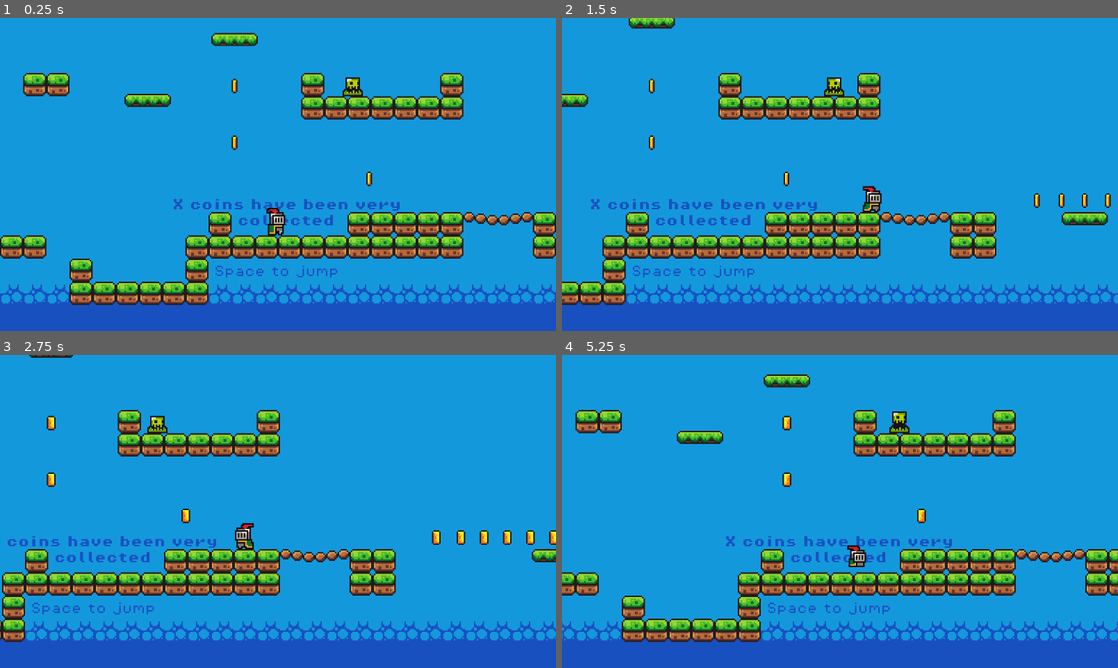
Above: before the commit, frames 1-4 (two rows, left to right).
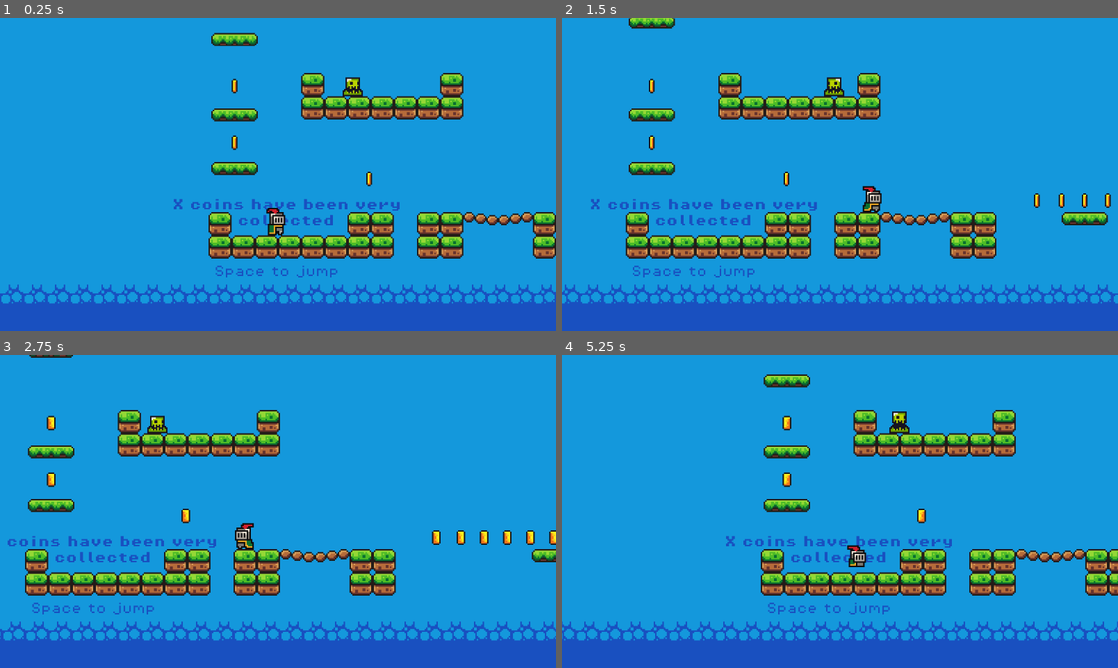
Above: after the commit, the same moments.

Repository: captaindecoy/2dpf2
Game: Godot game, scene res://scenes/loading_scene.tscn
Two runs of this game, one before a commit and one after it. Both use one fixed random seed, a clock stepped at 60 frames per second and the inputs below.
Inputs:
- Up to frame 1 (0.25 s): no input
- Up to frame 2 (1.5 s): hold Right (move_right) from 0.53 s (still down); tap Z (jump) at 0.77 s
- Up to frame 3 (2.75 s): tap Z (jump) at 1.52 s; release Right (move_right) at 2.03 s; hold Left (move_left) from 2.03 s (still down)
- Up to frame 4 (5.25 s): release Left (move_left) at 2.78 s; hold Right (move_right) 2.78-4.28 s; tap Z (jump) at 3.02, 3.77, 4.52 s; hold Left (move_left) 4.28-5.03 s; hold Right (move_right) from 5.03 s (still down)

The runs differ from the first frame. In frame 1, 5.5% of the frame differs, in the area x 0-75%, y 17-92%; in frame 2, 2.9%; in frame 3, 2.2%; in frame 4, 5.4%.

Commit message:
Setup loading next levels and a little bit of cleanup

Diff:
--- /dev/null
+++ b/scenes/exit.tscn
@@ -0,0 +1,21 @@
+[gd_scene load_steps=4 format=3 uid="uid://cxj1pufktgdot"]
+
+[ext_resource type="Texture2D" uid="uid://dukaa145phxjq" path="res://assets/sprites/world_tileset.png" id="1_cdn8q"]
+[ext_resource type="Script" path="res://scripts/exit.gd" id="1_ij61p"]
+
+[sub_resource type="RectangleShape2D" id="RectangleShape2D_4713t"]
+
+[node name="Exit" type="Area2D"]
+collision_mask = 2
+script = ExtResource("1_ij61p")
+
+[node name="Sprite2D" type="Sprite2D" parent="."]
+texture = ExtResource("1_cdn8q")
+region_enabled = true
+region_rect = Rect2(112, 32, 16, 16)
+
+[node name="CollisionShape2D" type="CollisionShape2D" parent="."]
+scale = Vector2(0.784016, 0.779026)
+shape = SubResource("RectangleShape2D_4713t")
+
+[connection signal="body_entered" from="." to="." method="_on_body_entered"]
--- a/scenes/game_manager.tscn
+++ b/scenes/game_manager.tscn
@@ -1,12 +1,13 @@
-[gd_scene load_steps=4 format=3 uid="uid://ksp7yuvv0x27"]
+[gd_scene load_steps=5 format=3 uid="uid://ksp7yuvv0x27"]
 
 [ext_resource type="Script" path="res://scripts/game_manager.gd" id="1_yyupk"]
+[ext_resource type="PackedScene" uid="uid://bi76vetingmhd" path="res://scenes/level1.tscn" id="2_7gici"]
 [ext_resource type="FontFile" uid="uid://bko2q5ibufg6c" path="res://assets/fonts/PixelOperator8-Bold.ttf" id="2_gfxa3"]
 [ext_resource type="PackedScene" uid="uid://blwhkwaj62kqm" path="res://scenes/level2.tscn" id="2_payvy"]
 
 [node name="GameManager" type="Node"]
 script = ExtResource("1_yyupk")
-my_array = Array[PackedScene]([ExtResource("2_payvy")])
+my_array = Array[PackedScene]([ExtResource("2_7gici"), ExtResource("2_payvy")])
 
 [node name="ScoreLabel" type="Label" parent="."]
 z_index = 4
--- a/scenes/killzone.tscn
+++ b/scenes/killzone.tscn
@@ -1,31 +1,7 @@
-[gd_scene load_steps=7 format=3 uid="uid://cqv4g0o7iawia"]
+[gd_scene load_steps=3 format=3 uid="uid://cqv4g0o7iawia"]
 
 [ext_resource type="Script" path="res://scripts/killzone.gd" id="1_msraj"]
 [ext_resource type="AudioStream" uid="uid://ciep7mtsriujt" path="res://assets/sounds/hurt.wav" id="2_oqgg2"]
-[ext_resource type="Script" path="res://scripts/myclass.gd" id="3_6h3r7"]
-[ext_resource type="Script" path="res://scripts/newclass2.gd" id="4_q81y6"]
-
-[sub_resource type="Animation" id="Animation_taceo"]
-resource_name = "test"
-tracks/0/type = "method"
-tracks/0/imported = false
-tracks/0/enabled = true
-tracks/0/path = NodePath(".")
-tracks/0/interp = 1
-tracks/0/loop_wrap = true
-tracks/0/keys = {
-"times": PackedFloat32Array(1),
-"transitions": PackedFloat32Array(1),
-"values": [{
-"args": [],
-"method": &"my_print"
-}]
-}
-
-[sub_resource type="AnimationLibrary" id="AnimationLibrary_54c1s"]
-_data = {
-"test": SubResource("Animation_taceo")
-}
 
 [node name="Killzone" type="Area2D"]
 collision_mask = 2
@@ -38,17 +14,5 @@
 [node name="DeathSound" type="AudioStreamPlayer2D" parent="."]
 stream = ExtResource("2_oqgg2")
 
-[node name="MyNode" type="Node" parent="."]
-script = ExtResource("3_6h3r7")
-
-[node name="MyNode2" type="Node" parent="."]
-script = ExtResource("4_q81y6")
-
-[node name="AnimationPlayer" type="AnimationPlayer" parent="MyNode2"]
-libraries = {
-"": SubResource("AnimationLibrary_54c1s")
-}
-autoplay = "test"
-
 [connection signal="body_entered" from="." to="." method="_on_body_entered"]
 [connection signal="timeout" from="Timer" to="." method="_on_timer_timeout"]
--- a/scenes/level1.tscn
+++ b/scenes/level1.tscn
@@ -8,6 +8,7 @@
 [ext_resource type="PackedScene" uid="uid://c04sgpqd87opt" path="res://scenes/coin.tscn" id="6_3m6dd"]
 [ext_resource type="PackedScene" uid="uid://t0o8buj240mk" path="res://scenes/slime.tscn" id="7_ei2hc"]
 [ext_resource type="FontFile" uid="uid://dl1l2hgye5jv7" path="res://assets/fonts/PixelOperator8.ttf" id="8_sfru1"]
+[ext_resource type="PackedScene" uid="uid://cxj1pufktgdot" path="res://scenes/exit.tscn" id="9_mf4u4"]
 
 [sub_resource type="TileSetAtlasSource" id="TileSetAtlasSource_sg2o1"]
 texture = ExtResource("2_4ud0p")
@@ -579,3 +580,6 @@
 theme_override_fonts/font = ExtResource("8_sfru1")
 theme_override_font_sizes/font_size = 8
 text = "Space to jump"
+
+[node name="Exit" parent="." instance=ExtResource("9_mf4u4")]
+position = Vector2(120, -144)
--- /dev/null
+++ b/scripts/exit.gd
@@ -0,0 +1,9 @@
+extends Area2D
+
+func _on_body_entered(_body):
+	print("Exit")
+	#GameManager.next_level() #changed to call_deferred for safety and to remove errors
+	call_deferred("gm_next_level")
+
+func gm_next_level():
+	GameManager.next_level()
--- a/scripts/game_manager.gd
+++ b/scripts/game_manager.gd
@@ -2,11 +2,13 @@
 
 var score:int = 0
 var current_scene:Node
+var level_index:int = -1
 @onready var score_label:Label = $ScoreLabel
 @export var my_array:Array[PackedScene]
 
 func _ready():
-	get_tree().change_scene_to_packed(my_array[0])
+	call_deferred("next_level")
+	#get_tree().change_scene_to_packed(my_array[level_index])
 	#pass
 	#print(my_array[0].resource_path)
 
@@ -22,3 +24,10 @@
 func reload_level():
 	remove_child(current_scene)
 	add_child(current_scene)
+
+func next_level():
+	level_index += 1
+	get_tree().change_scene_to_packed(my_array[level_index])
+
+#func change_scene_deferred():
+#	get_tree().change_scene_to_packed(my_array[level_index])
--- a/scripts/player.gd
+++ b/scripts/player.gd
@@ -10,7 +10,7 @@
 @onready var jump_sound = $JumpSound
 
 func _physics_process(delta):
-	print(get_tree().current_scene)
+	#print(get_tree().current_scene)
 	# Add the gravity.
 	if not is_on_floor():
 		velocity.y += gravity * delta
Not shown: 1 places in scenes/level1.tscn that only renumber resources
